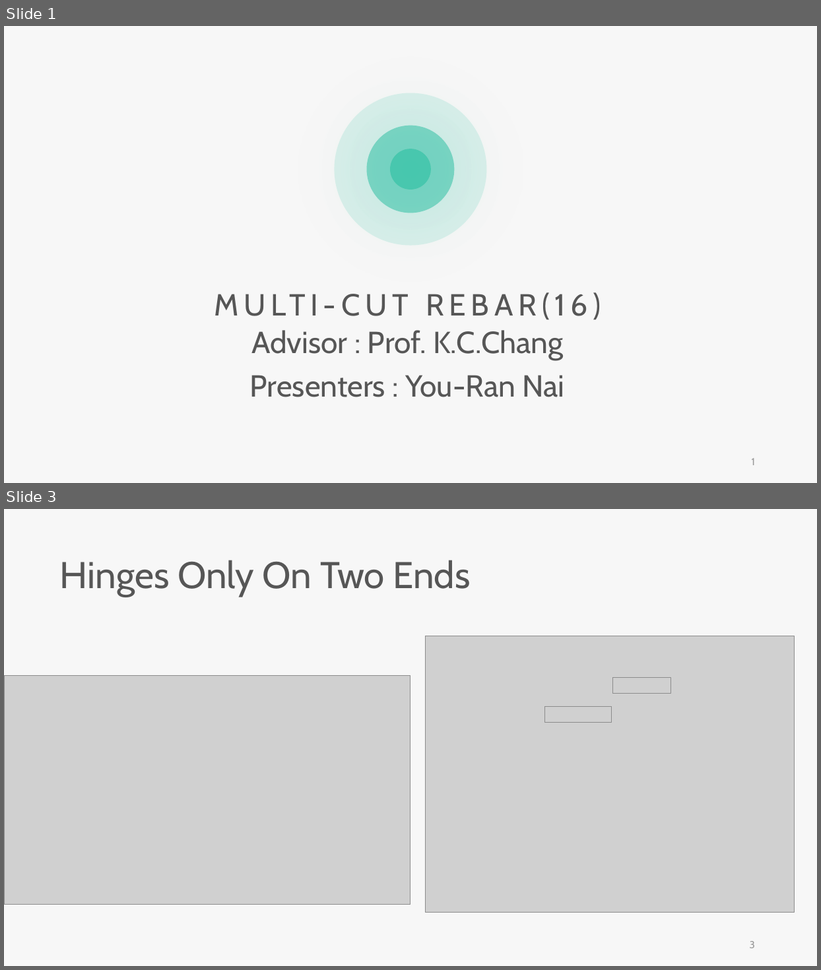
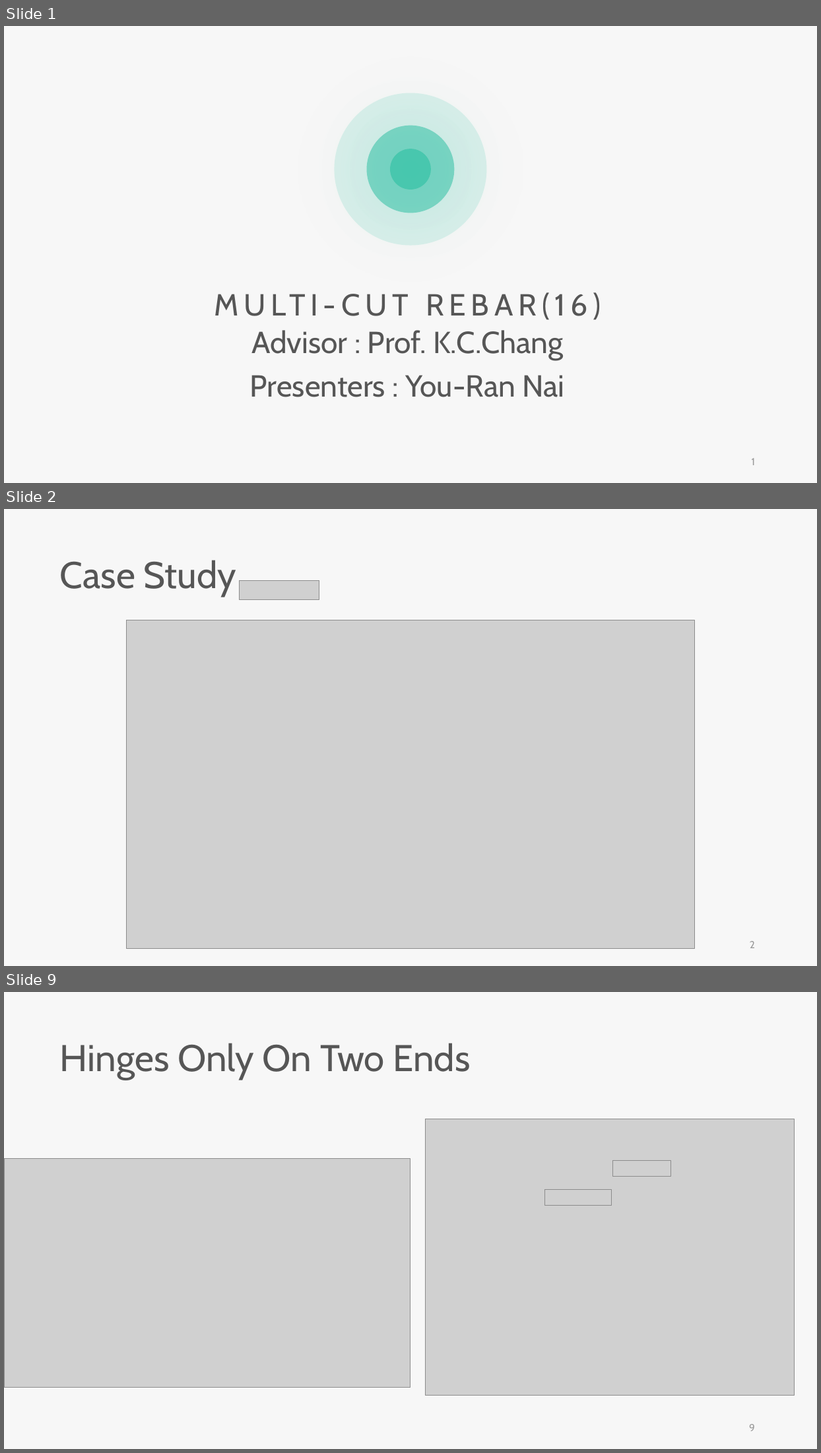
Before and after one commit to skyran1278/thesis, a slide deck: Meeting/20190516 Meeting/20190516 Meeting.pptx. Shown one above the other, each under a label of ours: slides 1 and 3 before the commit, slides 1, 2 and 9 after it; the slides between them are not shown. The pictures are 821x970 and 821x1453 pixels, drawn with LibreOffice and Linux fonts; fonts in the diff are those of the drawing; grey boxes stand for pictures. Boxes give left, top, right and bottom in pixels: in the first picture for what was removed or moved away, otherwise in the second. Text is boxed around its words. In the diff, an @@ line names an element or a change of style, - is before the commit and + after.

```diff
--- a/Meeting/20190516 Meeting/20190516 Meeting.pptx
+++ b/Meeting/20190516 Meeting/20190516 Meeting.pptx
@@ slide 2 added at (x1=4, y1=509, x2=817, y2=966), background #F7F7F7 @@
@@ text added at (x1=60, y1=560, x2=237, y2=597), 44 pt, text #565656 @@
+Case Study
@@ picture added at (x1=239, y1=580, x2=319, y2=600) @@
@@ picture added at (x1=127, y1=621, x2=695, y2=949) @@
@@ page number added at (x1=750, y1=941, x2=755, y2=949), 12 pt, text #9A9A9A @@
+2
@@ what was slide 3 is now slide 9 @@
@@ page number at (x1=749, y1=1424, x2=755, y2=1432): text changed @@
-3
+9
```
Also in this commit, not shown: 9 slides changed, 9 other slides added, 4 slides removed.
